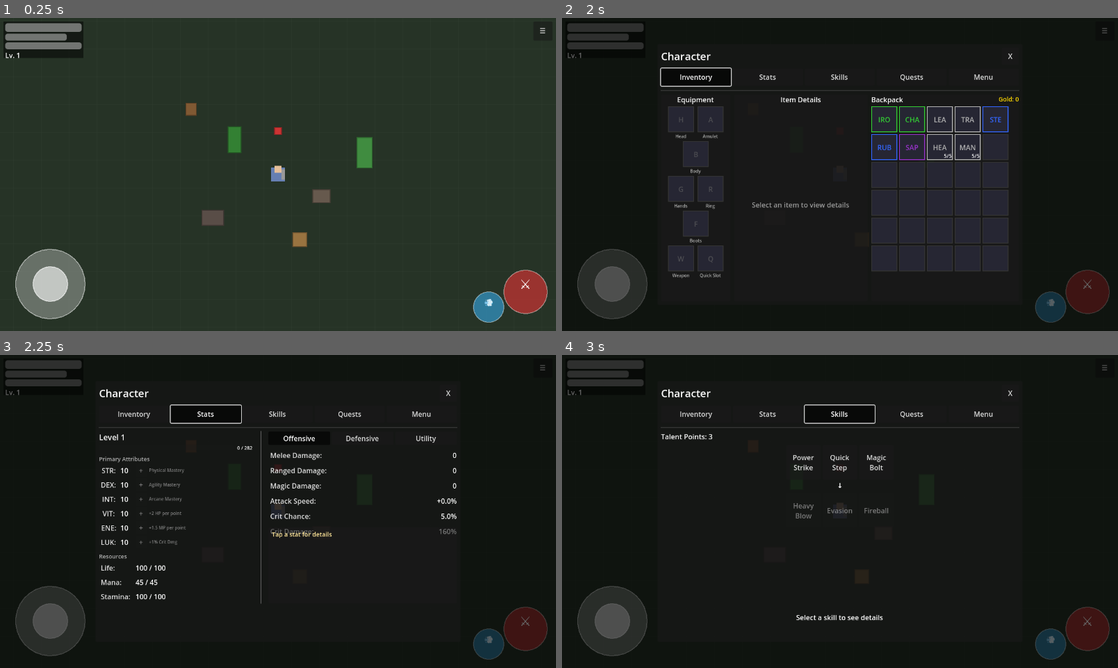
Above: before the commit, frames 1-4 (two rows, left to right).
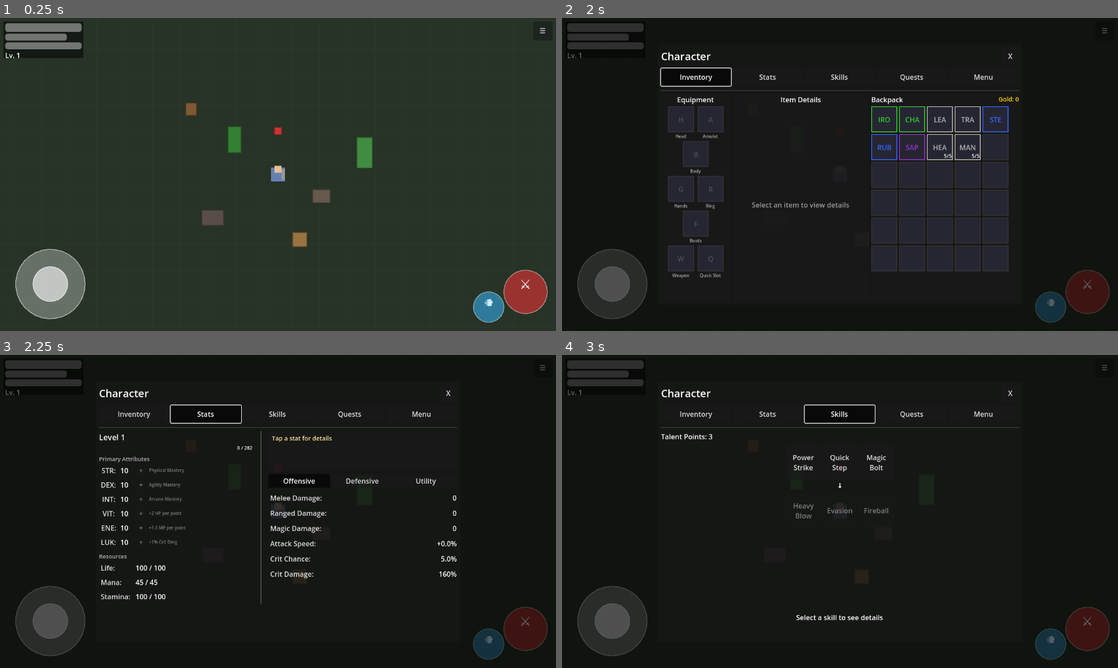
Above: after the commit, the same moments.

Repository: MatousHruska/MobileTestia
Game: Godot game, scene res://scenes/world/test_zone.tscn
The game is run twice, just before and just after one commit, with the same random seed, the same clock (stepped at 60 frames per second) and the same inputs.
Inputs:
- Up to frame 1 (0.25 s): no input
- Up to frame 2 (2 s): click "☰" at 0.5 s; click "Inventory" at 1.25 s
- Up to frame 3 (2.25 s): click "Stats" at 2 s
- Up to frame 4 (3 s): click "Skills" at 2.75 s

Frames 1-2 are identical in both runs. In frame 3, 1.7% of the frame differs, in the area x 48-83%, y 25-72%; in frame 4, nothing differs.

Commit message:
Move description box to top of right panel for alignment

Diff:
--- a/scripts/ui/menu/stats_panel.gd
+++ b/scripts/ui/menu/stats_panel.gd
@@ -74,6 +74,10 @@
 	var container := VBoxContainer.new()
 	container.add_theme_constant_override("separation", 8)
 
+	# === DESCRIPTION BOX (at top, aligned with left panel) ===
+	var description_box := _create_description_box()
+	container.add_child(description_box)
+
 	# === SUBTAB BAR ===
 	var subtab_bar := _create_subtab_bar()
 	container.add_child(subtab_bar)
@@ -81,10 +85,6 @@
 	# === SUBTAB CONTENT ===
 	var subtab_content := _create_subtab_content()
 	container.add_child(subtab_content)
-
-	# === DESCRIPTION BOX ===
-	var description_box := _create_description_box()
-	container.add_child(description_box)
 
 	return container
 
@@ -309,8 +309,7 @@
 
 func _create_description_box() -> Control:
 	var container := PanelContainer.new()
-	container.size_flags_vertical = Control.SIZE_EXPAND_FILL
-	container.custom_minimum_size = Vector2(0, 80)
+	container.custom_minimum_size = Vector2(0, 90)
 
 	var margin := MarginContainer.new()
 	margin.add_theme_constant_override("margin_left", 8)
